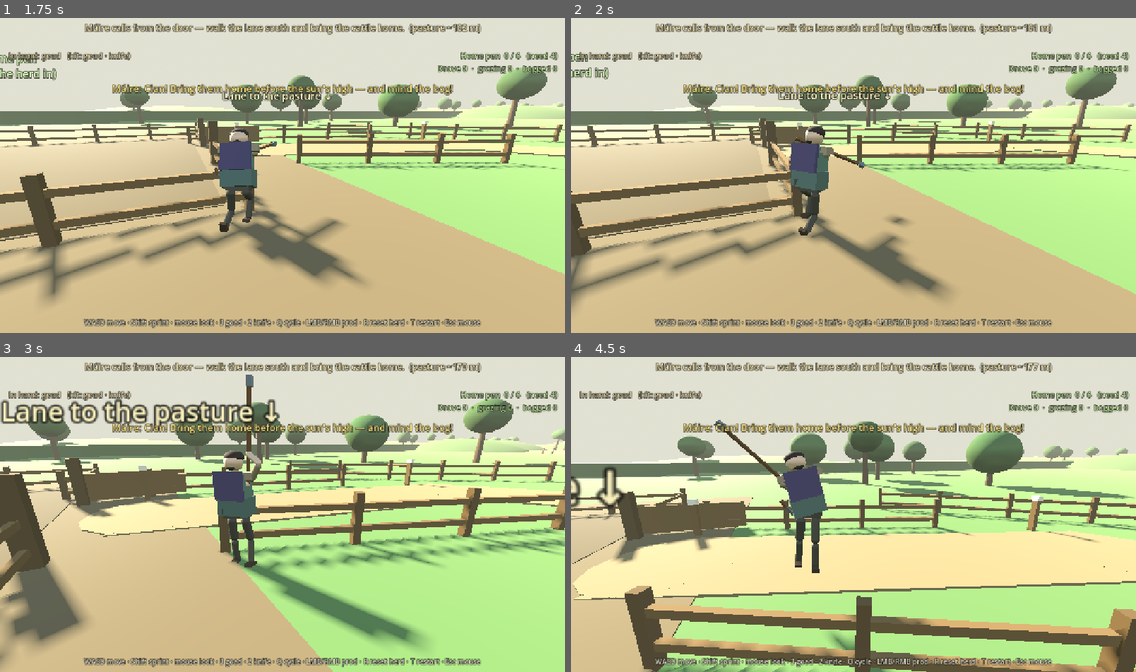
Above: before the commit, frames 1-4 (two rows, left to right).
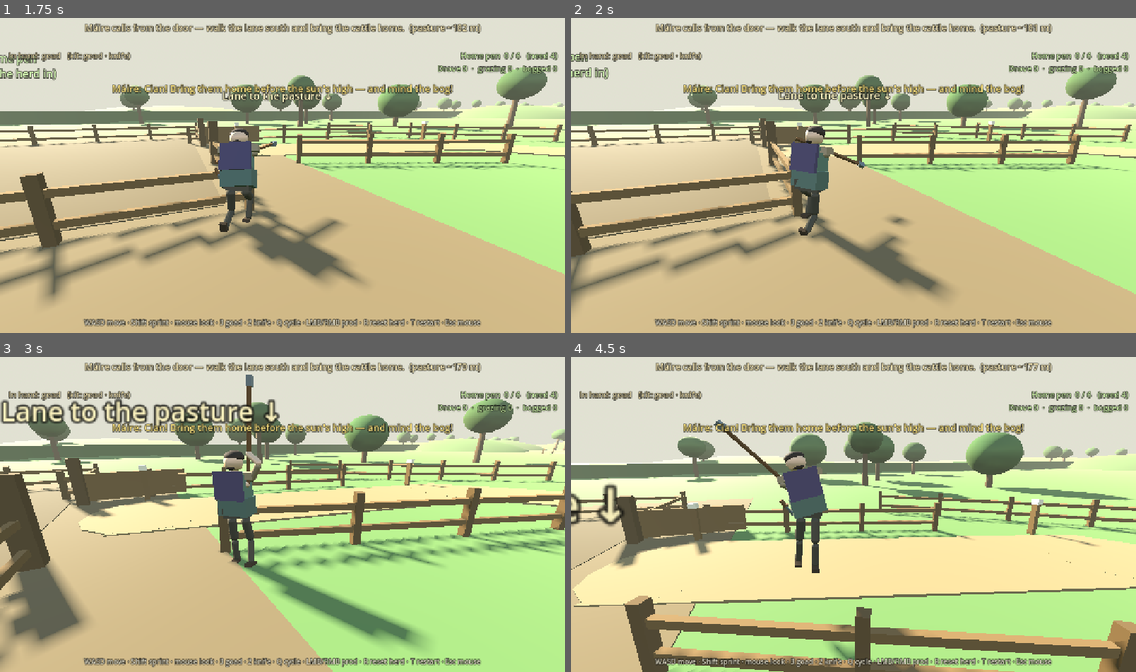
Above: after the commit, the same moments.

Repository: fortins4/devPlayground
Game: Godot game, scene res://scenes/prologue/opening_cattle_drive.tscn
Same seed, same stepped clock (60 frames per second), same inputs: the game is played once before the commit and once after it. This scene is started directly instead of the project's main scene.
Inputs (mouse positions are in pixels of both pictures, inside the frame that each line leads up to):
- Up to frame 1 (1.75 s): tap Enter at 0.5 s; move the mouse to (310, 172) at 0.52 s; hold Right mouse button (attack_heavy) 0.53-1.28 s; hold W (move_forward) from 0.53 s (still down); click (310, 172) at 0.67 s; tap Space (jump) at 0.77, 1.52 s; move the mouse to (254, 175) at 1.27 s; click (254, 175) at 1.35 s
- Up to frame 2 (2 s): keep holding W (move_forward)
- Up to frame 3 (3 s): keep holding W (move_forward); move the mouse to (293, 508) at 2.02 s; hold H (band_toggle) 2.03-2.78 s; move the mouse to (276, 517) at 2.77 s; tap Ctrl (crouch) at 2.85 s; click (276, 517) at 2.92 s
- Up to frame 4 (4.5 s): keep holding W (move_forward); tap Space (jump) at 3.02, 3.77 s; move the mouse to (893, 517) at 3.52 s; hold Q (cycle_weapon) 3.53-4.28 s; move the mouse to (808, 508) at 4.27 s; tap E (interact) at 4.35 s

Frame 1 is identical in both runs. In frame 2, less than 0.1% of the frame differs, in the area x 0-97%, y 33-85%; in frame 3, 0.1%; in frame 4, 23%, in the area x 0-100%, y 20-100%.

Commit message:
fix(prologue): gap pasture bank and clear mouth approach
Leave a walkable mouth gap in the tall north bank lip and pull the far
LOS hedge west of Bend8 so cattle can leave the hollow along the lane.

Diff:
--- a/scripts/prologue/opening_farm_greybox.gd
+++ b/scripts/prologue/opening_farm_greybox.gd
@@ -305,9 +305,24 @@
 	# while leaving the saddle lane (x ≳ -2) open.
 	_solid_box(_gen, Vector3(-20.0, 1.6, 106.0), Vector3(34.0, 3.2, 4.5), C_HEDGE)
 	_solid_box(_gen, Vector3(-22.0, 1.6, 134.0), Vector3(36.0, 3.2, 4.5), C_HEDGE)
-	_solid_box(_gen, Vector3(-24.0, 1.5, 156.0), Vector3(32.0, 3.0, 3.6), C_HEDGE)
-	# Tall bank lips so the pasture floor reads as a hollow and hides the house looking north.
-	_solid_box(_gen, Vector3(-25.0, 1.3, 176.0), Vector3(36.0, 2.6, 2.6), C_BANK)
+	# Far screen stays west of Bend8 (−16,164) so the mouth approach stays walkable.
+	_solid_box(_gen, Vector3(-34.0, 1.5, 156.0), Vector3(22.0, 3.0, 3.6), C_HEDGE)
+	# Tall bank lips with a mouth gap at PastureMouth so the drove can enter/leave.
+	var mouth_x := -28.0
+	var path_pts := _path_points()
+	if path_pts.size() > 0:
+		mouth_x = path_pts[-1].x
+	var gap := 5.0
+	# West bank lip (left of mouth).
+	var west_x1 := -43.0
+	var west_x0 := mouth_x - gap
+	if west_x0 > west_x1 + 1.0:
+		_solid_box(_gen, Vector3((west_x1 + west_x0) * 0.5, 1.3, 176.0), Vector3(west_x0 - west_x1, 2.6, 2.6), C_BANK)
+	# East bank lip (right of mouth).
+	var east_x0 := mouth_x + gap
+	var east_x1 := -7.0
+	if east_x1 > east_x0 + 1.0:
+		_solid_box(_gen, Vector3((east_x0 + east_x1) * 0.5, 1.3, 176.0), Vector3(east_x1 - east_x0, 2.6, 2.6), C_BANK)
 	_solid_box(_gen, Vector3(-8.0, 1.2, 192.0), Vector3(2.4, 2.4, 24.0), C_HEDGE)
 	_solid_box(_gen, Vector3(-42.0, 1.2, 192.0), Vector3(2.4, 2.4, 24.0), C_HEDGE)
 
